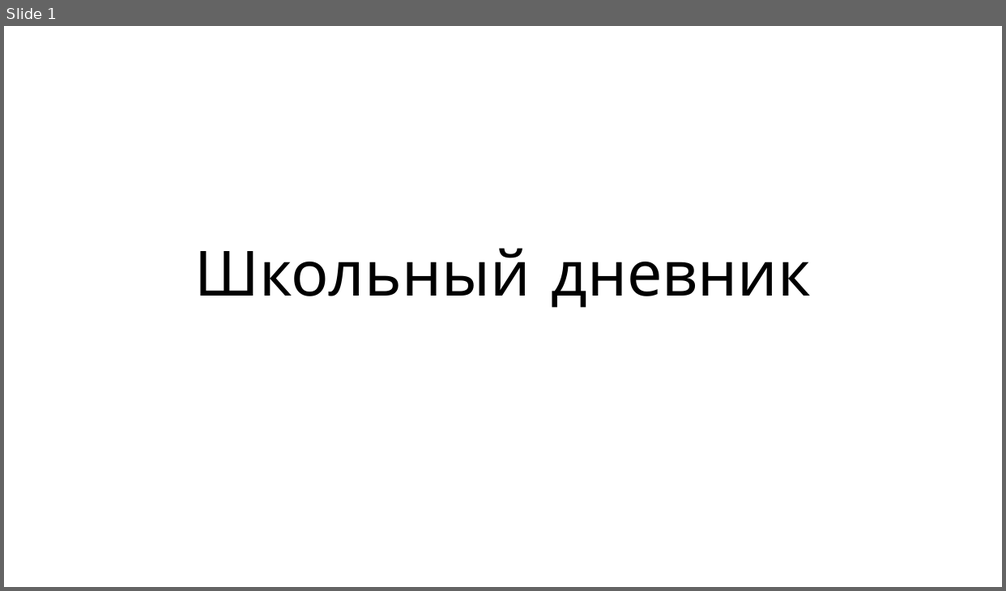
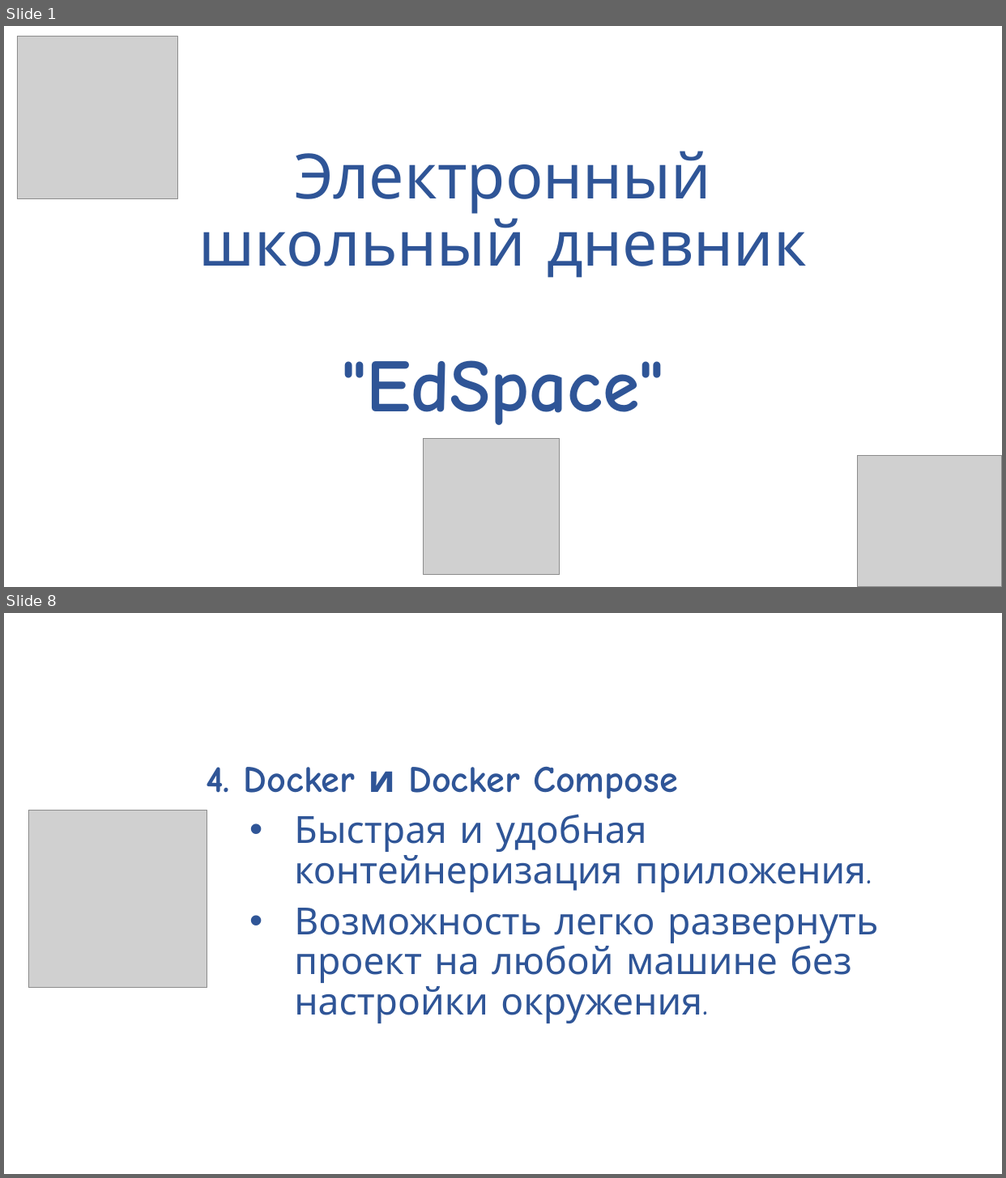
Before and after one commit to RobikRobi/School-diary, a slide deck: presentation/Презентация.pptx. Shown one above the other, each under a label of ours: slide 1 before the commit, slides 1 and 8 after it; the slides between them are not shown. The pictures are 1006x591 and 1006x1178 pixels, drawn with LibreOffice and Linux fonts; fonts in the diff are those of the drawing; grey boxes stand for pictures. Boxes give left, top, right and bottom in pixels: in the first picture for what was removed or moved away, otherwise in the second. Text is boxed around its words. In the diff, an @@ line names an element or a change of style, - is before the commit and + after.

```diff
--- a/presentation/Презентация.pptx
+++ b/presentation/Презентация.pptx
@@ slide 8 added at [4, 613, 1002, 1174], background #FFFFFF @@
@@ text added at [206, 766, 878, 1024], 36 pt, text #2F5597 @@
+4. Docker и Docker Compose
+• Быстрая и удобная контейнеризация приложения.
+• Возможность легко развернуть проект на любой машине без настройки окружения.
@@ picture added at [28, 810, 206, 988] @@
@@ slide 1 changed as well @@
@@ picture added at [18, 37, 177, 199] @@
@@ title "Электронный школьный дневник "EdSpace"" at [199, 151, 807, 425]: vertical alignment bottom to middle @@
@@ title at [199, 151, 807, 425]: text changed; text colour #000000 to #2F5597 @@
-Школьный дневник
+Электронный школьный дневник
+"EdSpace"
@@ picture added at [424, 438, 560, 574] @@
@@ picture added at [859, 456, 1002, 587] @@
```
Also in this commit, not shown: 10 other slides changed, 12 other slides added.
